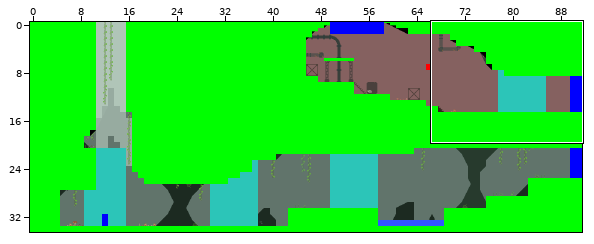
An edit to a level. Tiled map, Levels/Tutorial1/level.tmx. Above: a wide view before the commit, with the close-up outlined.
Close-up. Old version:
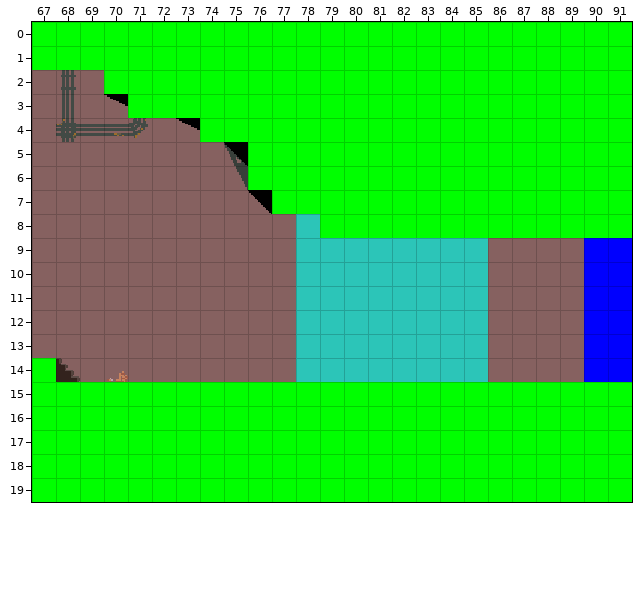
Cells are 16x16 px. Shown: x 67..91, y 0..19. The commit also changed other parts of the map, which this record leaves out.
The same view after the edit:
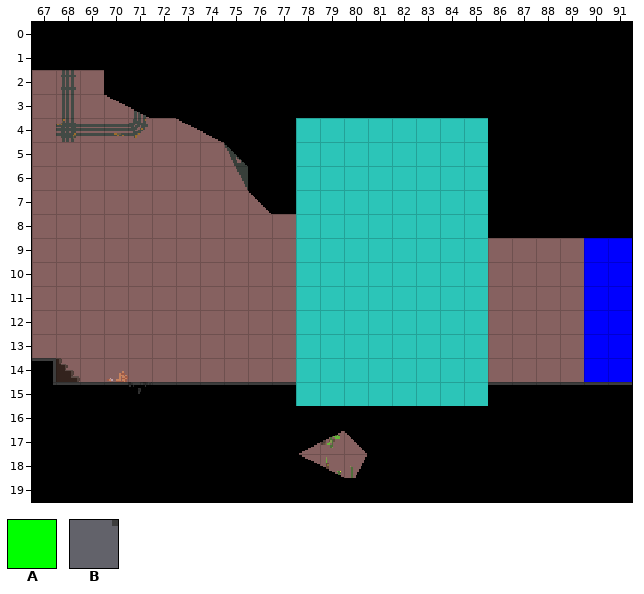
Key: from "industry_tileset_white": A 453, B 566 turned 90.
_ is an empty cell, . an unchanged one.
See-through tiles are keyed as they look on the map.
What changed:
--- layer "Foreground/foreground2"
@@ x 67..67 @@
-15 _
+15 B
--- layer "Entities/collisions" (now hidden)
@@ x 67..91 @@
- 0 AAAAAAAAAAAAAAAAAAAAAAAAA
- 1 AAAAAAAAAAAAAAAAAAAAAAAAA
- 2 ...AAAAAAAAAAAAAAAAAAAAAA
- 3 ....AAAAAAAAAAAAAAAAAAAAA
- 4 .......AAAAAAAAAAAAAAAAAA
- 5 .........AAAAAAAAAAAAAAAA
- 6 .........AAAAAAAAAAAAAAAA
- 7 ..........AAAAAAAAAAAAAAA
- 8 ............AAAAAAAAAAAAA
+ 0 _________________________
+ 1 _________________________
+ 2 ...______________________
+ 3 ...._____________________
+ 4 .......__________________
+ 5 .........________________
+ 6 .........________________
+ 7 .........._______________
+ 8 ............_____________
@@ x 67..91 @@
-14 A........................
-15 AAAAAAAAAAAAAAAAAAAAAAAAA
-16 AAAAAAAAAAAAAAAAAAAAAAAAA
-17 AAAAAAAAAAAAAAAAAAAAAAAAA
-18 AAAAAAAAAAAAAAAAAAAAAAAAA
-19 AAAAAAAAAAAAAAAAAAAAAAAAA
+14 _........................
+15 _________________________
+16 _________________________
+17 _________________________
+18 _________________________
+19 _________________________
Boxes around the changes in both close-ups, in picture pixels (x1, y1, x2, y2):
removed: (32, 22, 632, 238)
changed: (32, 358, 632, 502)
